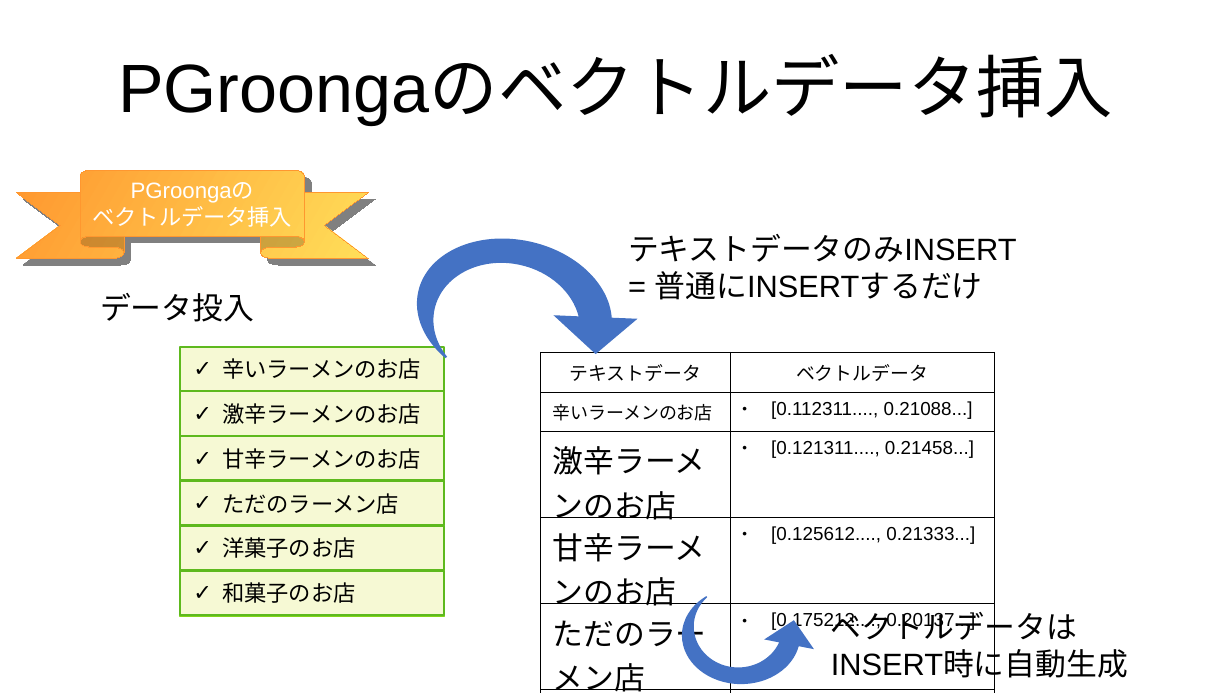
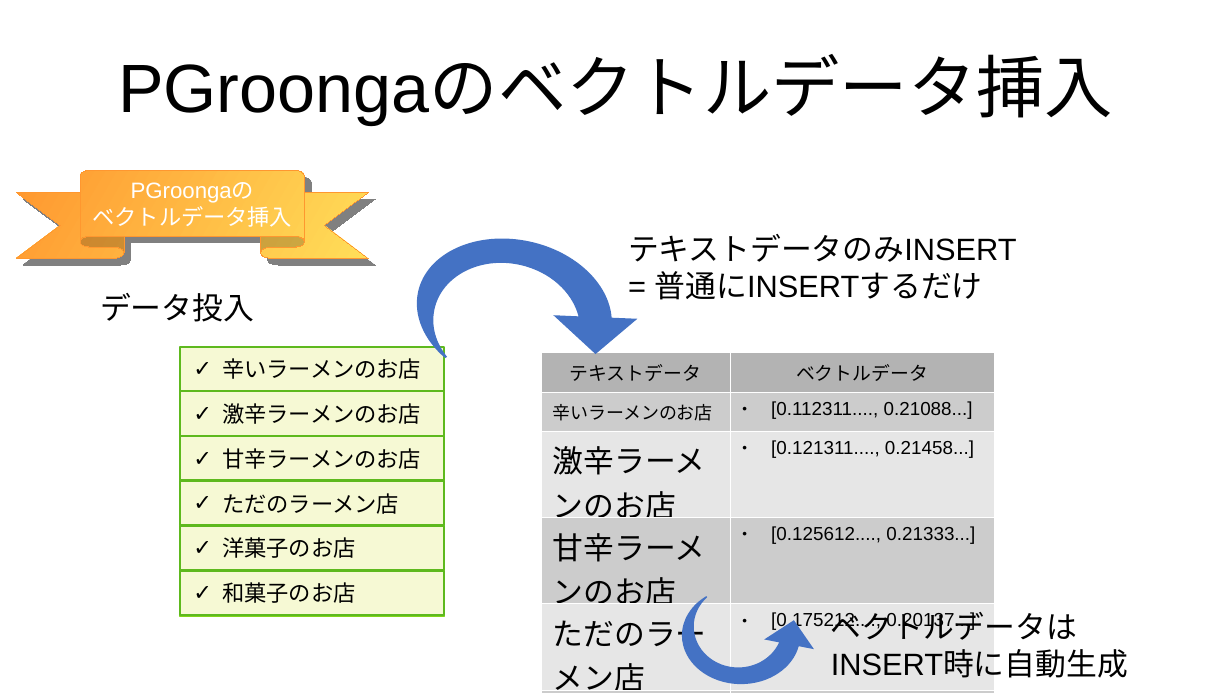
Before and after one commit to komainu8/rabbit-slide-komainu8-postgresql-conference-japan-2025, a slide deck: slide 19 of images.odp (slide 18 before the commit). Drawn at 1232x693 pixels with LibreOffice and Linux fonts; fonts in the diff are those of the drawing. Boxes give left, top, right and bottom in pixels: in the first picture for what was removed or moved away, otherwise in the second. Text is boxed around its words. In the diff, an @@ line names an element or a change of style, - is before the commit and + after.

```diff
--- a/images.odp
+++ b/images.odp
@@ freeform shape at (x1=405, y1=221, x2=649, y2=397): outline redrawn @@
@@ table at (x1=541, y1=352, x2=995, y2=693) @@
@@ fill none to #B3B3B3 in row 1 @@
@@ fill none to #CCCCCC in 6 cells @@
@@ fill none to #E6E6E6 in 6 cells @@
@@ borders changed @@
```
Also in this commit, not shown: 3 other slides changed, 1 slide added.
